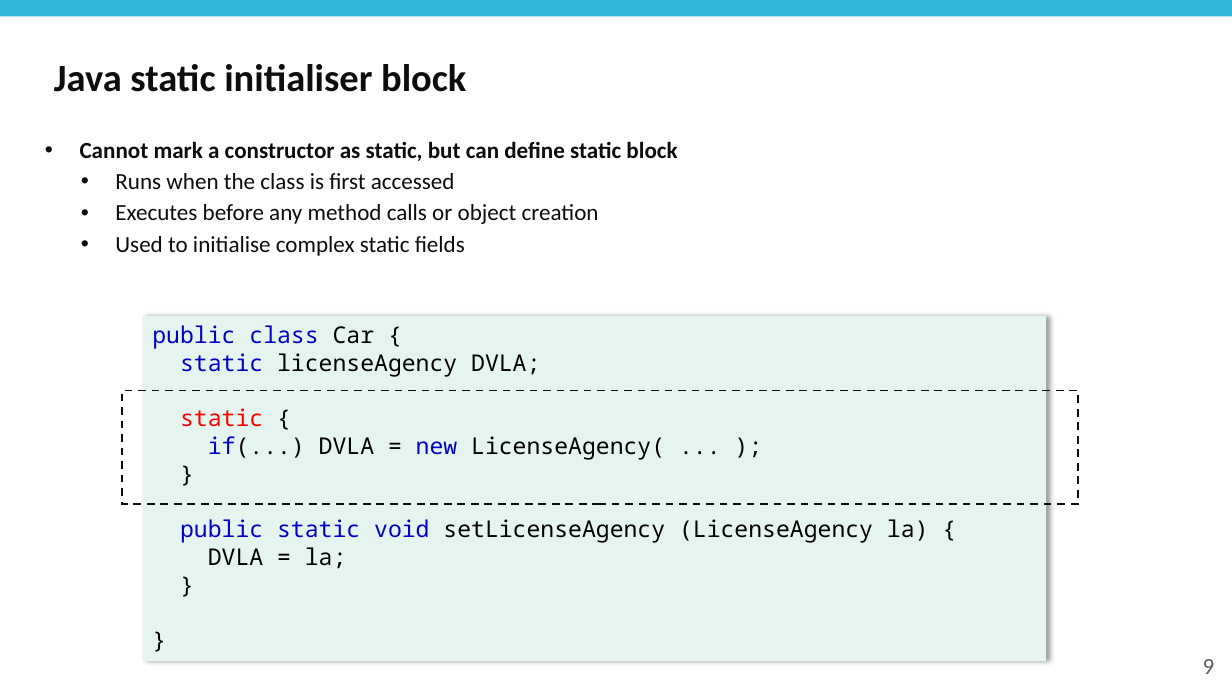
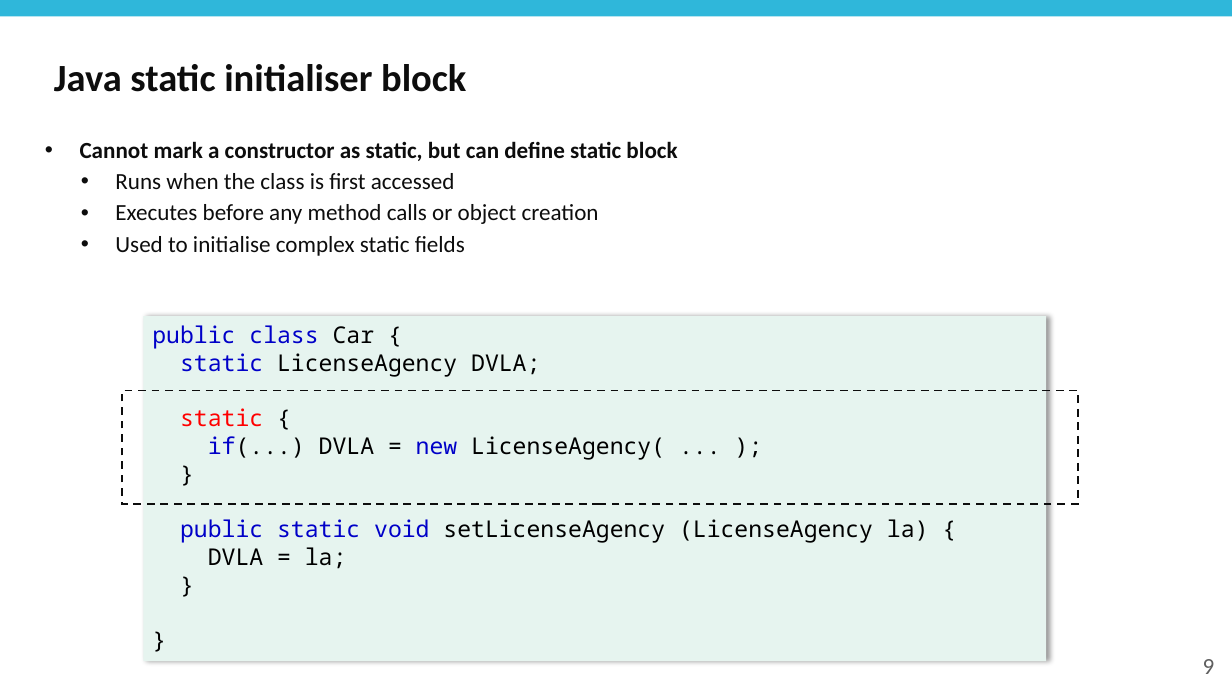
Before and after one commit to mikebaradaran/mod1, a slide deck: slide 9 of 03-Static fields and methods.pptx. Drawn at 1232x693 pixels with LibreOffice and Linux fonts; fonts in the diff are those of the drawing; background and template pictures are left out. Boxes give left, top, right and bottom in pixels: in the first picture for what was removed or moved away, otherwise in the second. Text is boxed around its words. In the diff, an @@ line names an element or a change of style, - is before the commit and + after.

```diff
--- a/03-Static fields and methods.pptx
+++ b/03-Static fields and methods.pptx
@@ text in rectangle at box(180, 353, 540, 377): text changed @@
-static licenseAgency DVLA;
+static LicenseAgency DVLA;
```
Also in this commit, not shown: 7 other files.
